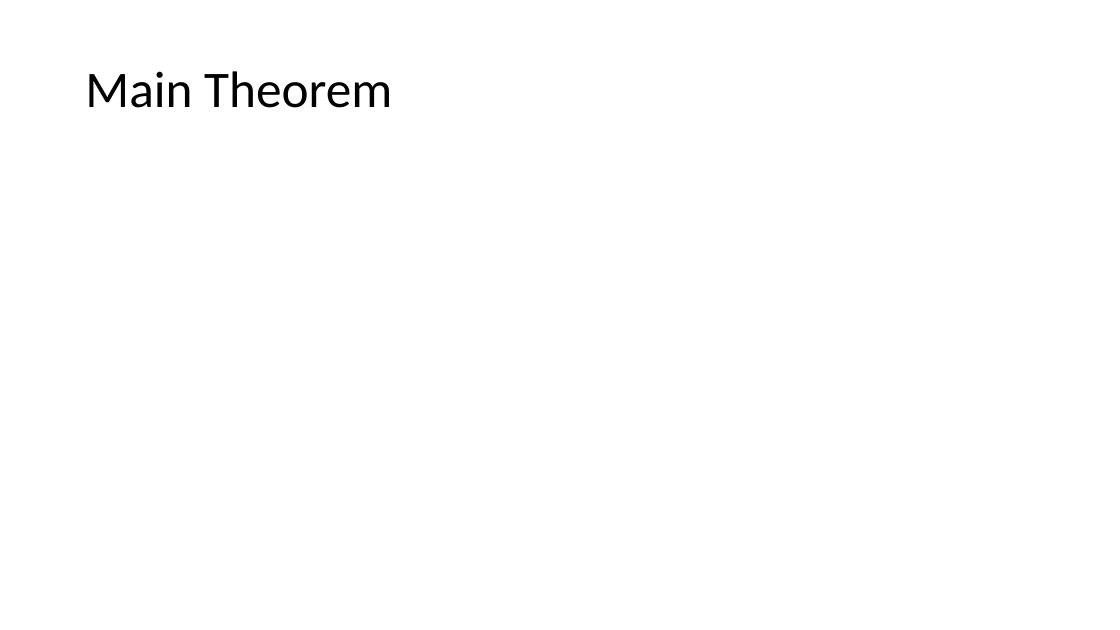
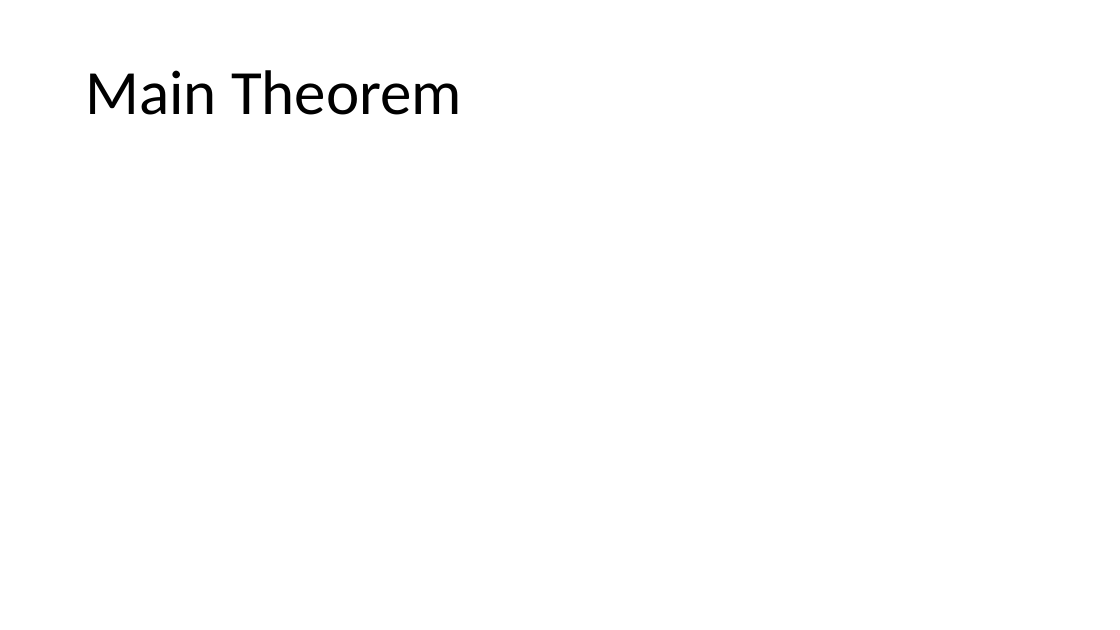
Before and after one commit to stanford-msande228/winter25, a slide deck: slide 35 of assets/presentations/MSANDE228_Lecture13_Inference_with_Modern_NonLinear_Methods.pptx (slide 36 before the commit). Drawn at 1120x630 pixels with LibreOffice and Linux fonts; fonts in the diff are those of the drawing; grey boxes stand for pictures. Boxes give left, top, right and bottom in pixels: in the first picture for what was removed or moved away, otherwise in the second. Text is boxed around its words. In the diff, an @@ line names an element or a change of style, - is before the commit and + after.

```diff
--- a/assets/presentations/MSANDE228_Lecture13_Inference_with_Modern_NonLinear_Methods.pptx
+++ b/assets/presentations/MSANDE228_Lecture13_Inference_with_Modern_NonLinear_Methods.pptx
@@ title "Main Theorem" at box(85, 70, 462, 115): size 44 to 54 pt @@
```
Also in this commit, not shown: 6 other slides changed, 3 slides added, 29 slides removed, 1 other file.
